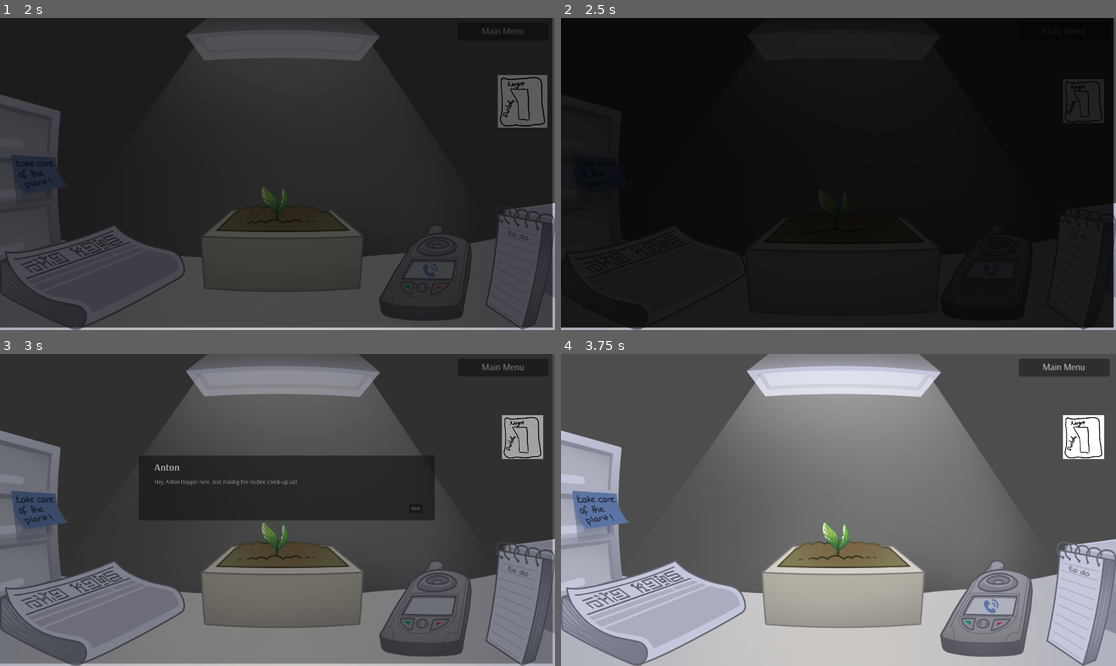
Above: before the commit, frames 1-4 (two rows, left to right).
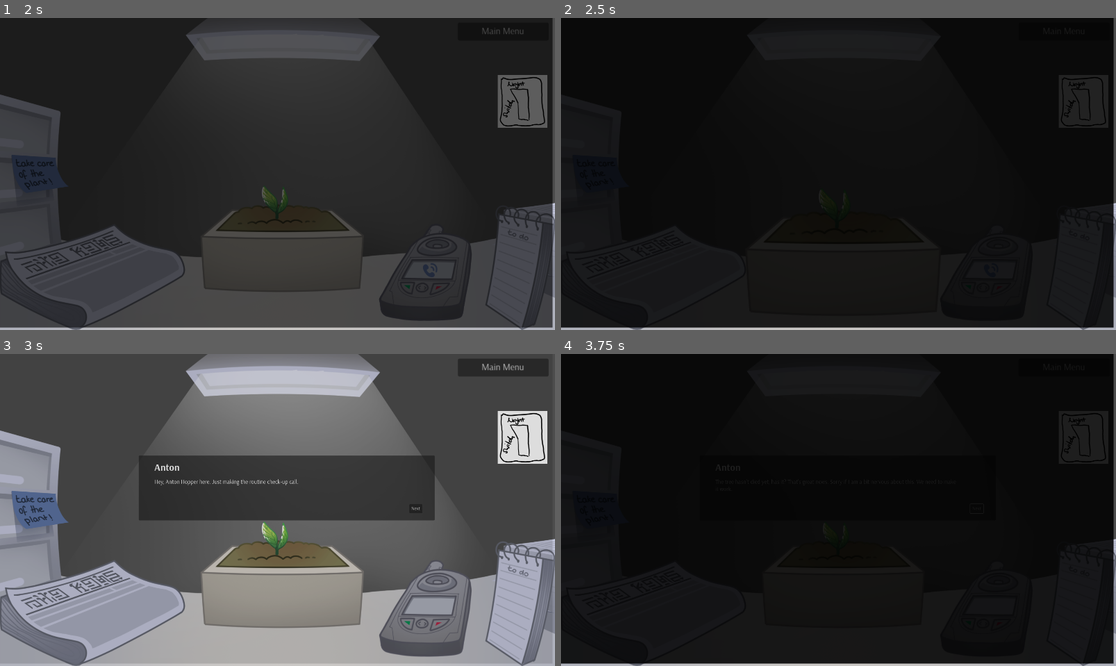
Above: after the commit, the same moments.

Repository: gringames/fem-devs-jam-24
Game: Godot game, scene res://menus/main_menu.tscn
Two runs of this game, one before a commit and one after it. Both use one fixed random seed, a clock stepped at 60 frames per second and the inputs below. Sound files missing from this copy of the repository are replaced by a short silence.
Inputs (mouse positions are in pixels of both pictures, inside the frame that each line leads up to):
- Up to frame 1 (2 s): move the mouse to (283, 245) at 0.52 s; click (283, 245) at 0.6 s; move the mouse to (521, 102) at 1.27 s; click (521, 102) at 1.35 s
- Up to frame 2 (2.5 s): move the mouse to (844, 174) at 2.02 s; click (844, 174) at 2.1 s
- Up to frame 3 (3 s): move the mouse to (427, 606) at 2.77 s; click (427, 606) at 2.85 s
- Up to frame 4 (3.75 s): click (977, 510) at 3.5 s, where only the run after the commit has a clickable "Next"

Frame 1 is identical in both runs. In frame 2, 0.2% of the frame differs, in the area x 90-98%, y 19-34%; in frame 3, 51%; in frame 4, 99%, in the area x 0-100%, y 0-100%.

Commit message:
disable light switch after ending day

Diff:
--- a/femdevsjam24/Features/ClickableObjects/clickable.gd
+++ b/femdevsjam24/Features/ClickableObjects/clickable.gd
@@ -19,6 +19,7 @@
 var is_mouse_over : bool = false
 var is_mouse_holding_me : bool = false
 
+var active: bool = true
 
 ### Ready & Process -----------------------------------------------------------------------------------
 
@@ -36,11 +37,15 @@
 ### Handling Mouse Hover ------------------------------------------------------------------------------
 
 func _on_mouse_entered() -> void:
+	if not active:
+		return
 	is_mouse_over = true
 	emit_signal("mouse_hover_start")
 
 
 func _on_mouse_exited() -> void:
+	if not active:
+		return
 	is_mouse_over = false
 	emit_signal("mouse_hover_end")
 
@@ -48,6 +53,8 @@
 ### Handling Mouse Click ------------------------------------------------------------------------------
 
 func _on_mouse_clicked() -> void:
+	if not active:
+		return
 	if not is_mouse_over:
 		return
 	is_mouse_holding_me = true
@@ -55,6 +62,8 @@
 
 
 func _on_mouse_released() -> void:
+	if not active:
+		return
 	if not is_mouse_holding_me:
 		return
 	is_mouse_holding_me = false
--- a/femdevsjam24/Features/day_cycle/day_manager.gd
+++ b/femdevsjam24/Features/day_cycle/day_manager.gd
@@ -8,6 +8,7 @@
 @export var plant: Plant
 @export var fade: BlackFade
 @export var audioStreamPlayer: AudioStreamPlayer
+@export var sfx: AudioStreamPlayer
 @export var audioTrackHandler: TrackHandler
 @export var phone: Phone
 
@@ -242,7 +243,10 @@
 
 
 func _end_day() -> void:
+	next_day_button.active = false
+
 	current_day += 1
+	sfx.play()
 	fade.fade_to_black()
 	_stop_current_music_track()
 
@@ -254,6 +258,7 @@
 
 	play_track_for_current_day()
 	fade.fade_from_black()
+	next_day_button.active = true
 
 
 func _next_day() -> void:
--- a/femdevsjam24/Game/game.tscn
+++ b/femdevsjam24/Game/game.tscn
@@ -13,6 +13,7 @@
 [ext_resource type="PackedScene" uid="uid://d277a41su2sdk" path="res://Text/Box/text_box.tscn" id="6_rjoll"]
 [ext_resource type="FontFile" uid="uid://cfk57avok16na" path="res://Fonts/arsenal/Arsenal-Regular.otf" id="7_jwwqj"]
 [ext_resource type="PackedScene" uid="uid://cr8ow5elky823" path="res://Features/ClickableObjects/Clickable.tscn" id="10_0og64"]
+[ext_resource type="AudioStream" uid="uid://60joqxplnit4" path="res://Sounds/Off switch fluorescent light.wav" id="11_667re"]
 [ext_resource type="PackedScene" uid="uid://cdbw55po5v68o" path="res://Game/black_fade.tscn" id="12_lr51w"]
 [ext_resource type="PackedScene" uid="uid://tbr5y2o7ouv1" path="res://Newspaper/newspaper_article.tscn" id="13_k3c02"]
 [ext_resource type="Script" path="res://Game/track_handler.gd" id="13_towrx"]
@@ -97,7 +98,7 @@
 
 [node name="Logic" type="Node" parent="."]
 
-[node name="DayManager" type="Node" parent="Logic" node_paths=PackedStringArray("next_day_button", "phone_call_text_box", "task_list", "newspaper", "plant", "fade", "audioStreamPlayer", "audioTrackHandler", "phone")]
+[node name="DayManager" type="Node" parent="Logic" node_paths=PackedStringArray("next_day_button", "phone_call_text_box", "task_list", "newspaper", "plant", "fade", "audioStreamPlayer", "sfx", "audioTrackHandler", "phone")]
 script = ExtResource("6_i1hnc")
 next_day_button = NodePath("../../LightSwitch/LightSwitchClickable")
 phone_call_text_box = NodePath("../../TextBox")
@@ -105,7 +106,8 @@
 newspaper = NodePath("../../NewspaperArticle")
 plant = NodePath("../../Plant")
 fade = NodePath("../BlackFadeCanvasLayer")
-audioStreamPlayer = NodePath("../AudioStreamPlayer")
+audioStreamPlayer = NodePath("../MusicPlayer")
+sfx = NodePath("../LightSFXPlayer")
 audioTrackHandler = NodePath("../TrackHandler")
 phone = NodePath("../../Phone")
 
@@ -113,7 +115,10 @@
 script = ExtResource("13_towrx")
 day_tracks = Array[AudioStream]([ExtResource("14_v38i1"), ExtResource("15_4c28u"), ExtResource("16_v5dcu"), ExtResource("17_p7efk"), ExtResource("18_incir"), ExtResource("19_viikn"), ExtResource("20_6ua1p")])
 
-[node name="AudioStreamPlayer" type="AudioStreamPlayer" parent="Logic"]
+[node name="MusicPlayer" type="AudioStreamPlayer" parent="Logic"]
+
+[node name="LightSFXPlayer" type="AudioStreamPlayer" parent="Logic"]
+stream = ExtResource("11_667re")
 
 [node name="BlackFadeCanvasLayer" parent="Logic" instance=ExtResource("12_lr51w")]
 fade_speed = 1.0
--- /dev/null
+++ b/femdevsjam24/Sounds/play_sound_on_click.gd
@@ -0,0 +1,13 @@
+extends Node
+class_name PlaySoundOnClick
+
+@export var audio: AudioStreamPlayer
+@export var sound: AudioStream
+@export var clickable: Clickable
+
+func _ready() -> void:
+	audio.stream = sound
+	clickable.connect("mouse_clicked_on_object", play_sound)
+
+func play_sound() -> void:
+	audio.play()
Not shown: 1 places in femdevsjam24/Game/game.tscn that only renumber resources
